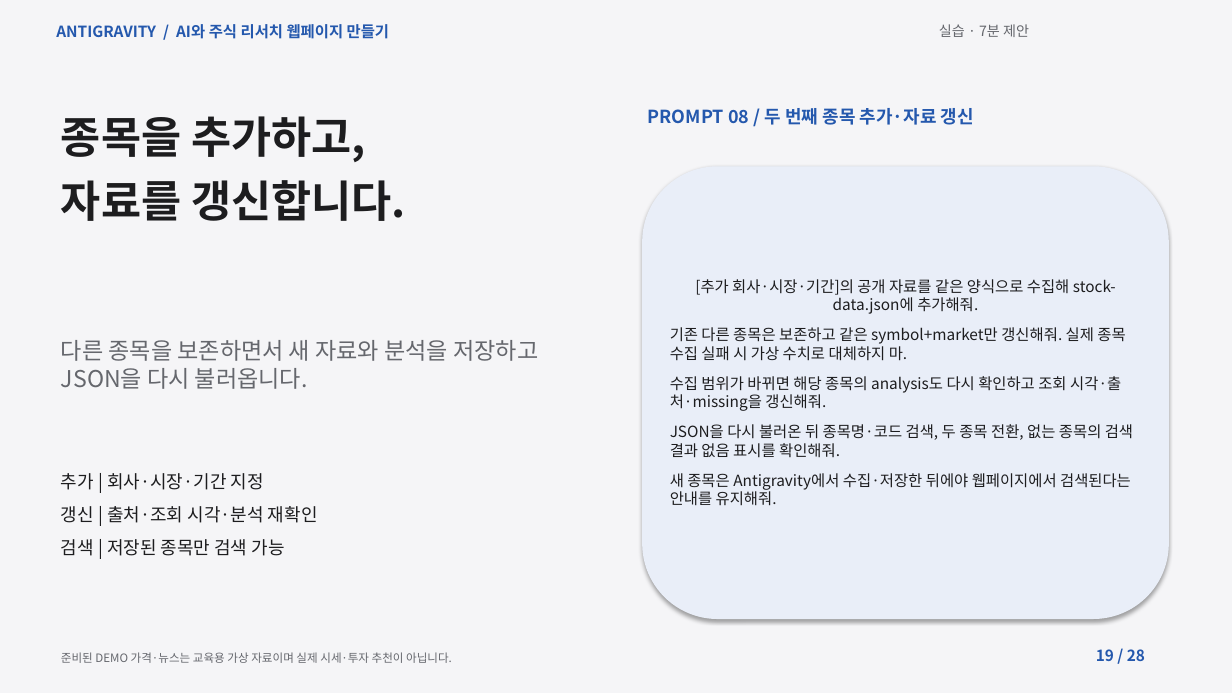
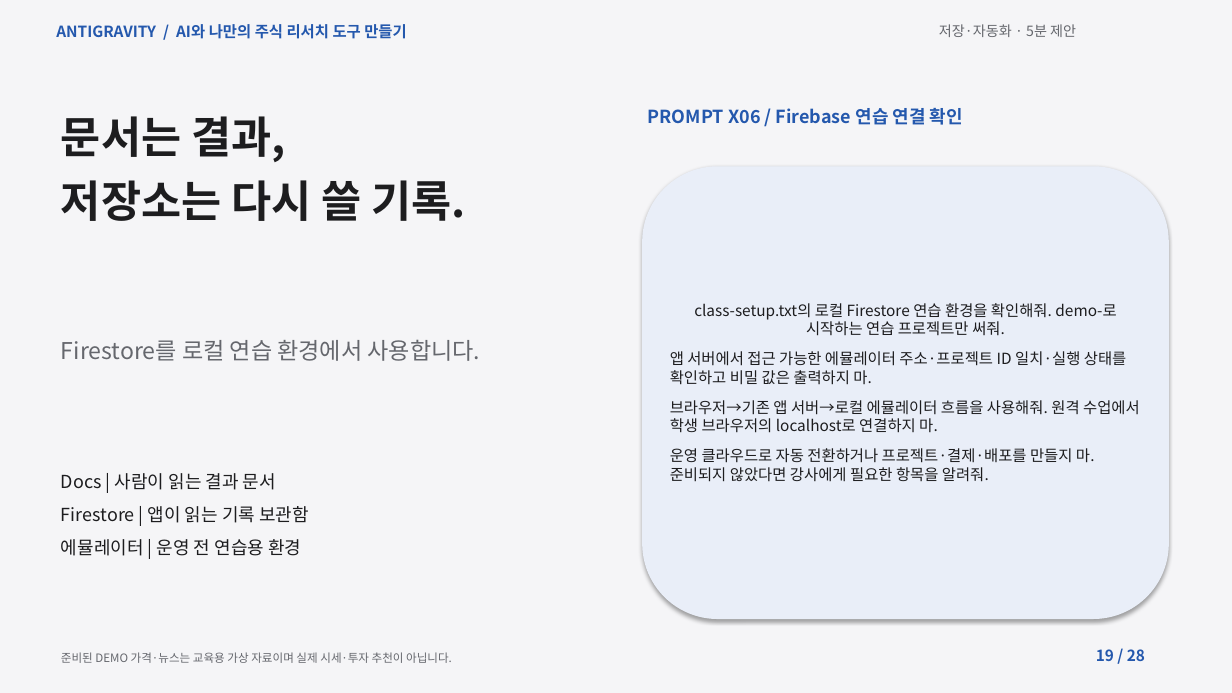
Before and after one commit to elect94/reportsol, a slide deck: slide 19 of materials/lecture.pptx. Drawn at 1232x693 pixels with LibreOffice and Linux fonts; fonts in the diff are those of the drawing. Boxes give left, top, right and bottom in pixels: in the first picture for what was removed or moved away, otherwise in the second. Text is boxed around its words. In the diff, an @@ line names an element or a change of style, - is before the commit and + after.

```diff
--- a/materials/lecture.pptx
+++ b/materials/lecture.pptx
@@ text at (56, 24, 406, 39): text changed @@
-ANTIGRAVITY / AI와 주식 리서치 웹페이지 만들기
+ANTIGRAVITY / AI와 나만의 주식 리서치 도구 만들기
@@ text at (939, 24, 1076, 37): text changed @@
-실습 · 7분 제안
+저장·자동화 · 5분 제안
@@ text at (61, 116, 465, 221): text changed @@
-종목을 추가하고,
-자료를 갱신합니다.
+문서는 결과,
+저장소는 다시 쓸 기록.
@@ text at (648, 108, 963, 125): text changed @@
-PROMPT 08 / 두 번째 종목 추가·자료 갱신
+PROMPT X06 / Firebase 연습 연결 확인
@@ text in rounded rectangle at (670, 303, 1140, 482): text changed @@
-[추가 회사·시장·기간]의 공개 자료를 같은 양식으로 수집해 stock-data.json에 추가해줘.
-기존 다른 종목은 보존하고 같은 symbol+market만 갱신해줘. 실제 종목 수집 실패 시 가상 수치로 대체하지 마.
-수집 범위가 바뀌면 해당 종목의 analysis도 다시 확인하고 조회 시각·출처·missing을 갱신해줘.
-JSON을 다시 불러온 뒤 종목명·코드 검색, 두 종목 전환, 없는 종목의 검색 결과 없음 표시를 확인해줘.
-새 종목은 Antigravity에서 수집·저장한 뒤에야 웹페이지에서 검색된다는 안내를 유지해줘.
+class-setup.txt의 로컬 Firestore 연습 환경을 확인해줘. demo-로 시작하는 연습 프로젝트만 써줘.
+앱 서버에서 접근 가능한 에뮬레이터 주소·프로젝트 ID 일치·실행 상태를 확인하고 비밀 값은 출력하지 마.
+브라우저→기존 앱 서버→로컬 에뮬레이터 흐름을 사용해줘. 원격 수업에서 학생 브라우저의 localhost로 연결하지 마.
+운영 클라우드로 자동 전환하거나 프로젝트·결제·배포를 만들지 마. 준비되지 않았다면 강사에게 필요한 항목을 알려줘.
@@ text at (61, 339, 481, 361): text changed @@
-다른 종목을 보존하면서 새 자료와 분석을 저장하고 JSON을 다시 불러옵니다.
+Firestore를 로컬 연습 환경에서 사용합니다.
@@ text at (61, 473, 309, 556): text changed @@
-추가 | 회사·시장·기간 지정
-갱신 | 출처·조회 시각·분석 재확인
-검색 | 저장된 종목만 검색 가능
+Docs | 사람이 읽는 결과 문서
+Firestore | 앱이 읽는 기록 보관함
+에뮬레이터 | 운영 전 연습용 환경
```
Also in this commit, not shown: 26 other slides changed, 1 slide added, 1 slide removed, 26 other files.
